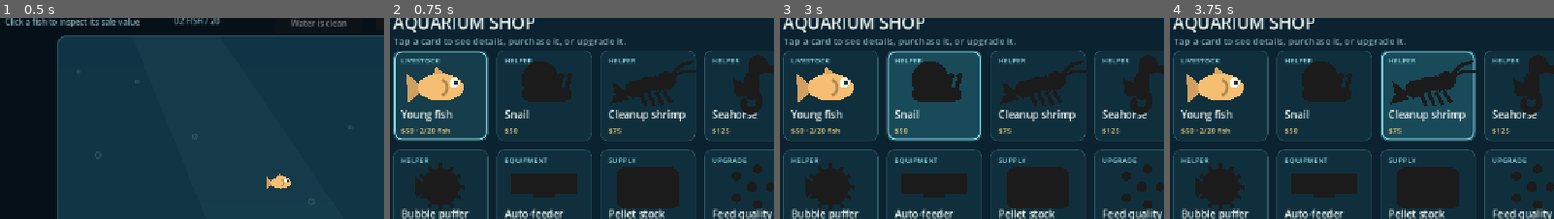
Above: before the commit, frames 1-4 (left to right).
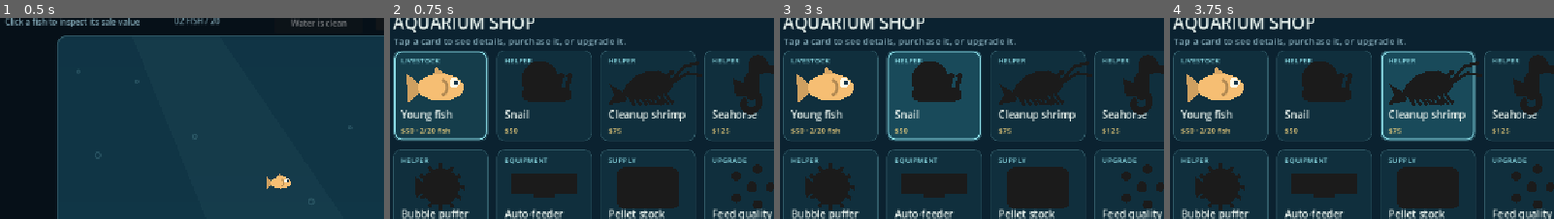
Above: after the commit, the same moments.

Repository: joshuakosasih/insanarium
Game: Godot game, scene res://scenes/aquarium.tscn
Same seed, same stepped clock (60 frames per second), same inputs: the game is played once before the commit and once after it.
Inputs (mouse positions are % of the whole screen's width and height, from its top left):
- Up to frame 1 (0.5 s): no input
- Up to frame 2 (0.75 s): click "SHOP" at 0.5 s
- Up to frame 3 (3 s): click "CONTROLS" at 1.25 s; click (10, 25) at 2.02 s; click (23, 25) at 2.77 s
- Up to frame 4 (3.75 s): click (37, 25) at 3.52 s
The pictures show only the part of the screen within x 3-53%, y 6-56%; the shares and areas given below are measured in that part.

Frame 1 is identical in both runs. In frame 2, 1.0% of the frame differs, in the area x 57-80%, y 21-44%; in frame 3, 1.0%; in frame 4, 1.0%, in the area x 57-80%, y 21-45%.

Commit message:
Pause menus and improve aquarium helpers

Diff:
--- a/scripts/aquarium.gd
+++ b/scripts/aquarium.gd
@@ -97,6 +97,7 @@
 var environment := TankEnvironment.new()
 var last_pointer_position := Vector2(-10000, -10000)
 var last_pointer_msec: int = -1000
+var menu_paused: bool = false
 
 func _ready() -> void:
 	process_mode = Node.PROCESS_MODE_ALWAYS
@@ -151,11 +152,16 @@
 	if idle and away_data.is_empty():
 		away_data = snapshot()
 		LocalSave.write(away_data)
-		get_tree().paused = true
 	elif not idle and not away_data.is_empty():
 		var data: Dictionary = away_data
 		away_data = {}
 		apply_catchup(data)
+	update_pause_state()
+
+func update_pause_state() -> void:
+	menu_paused = (is_instance_valid(shop_panel) and shop_panel.visible) or (is_instance_valid(care_panel) and care_panel.visible)
+	if is_inside_tree():
+		get_tree().paused = menu_paused or not away_data.is_empty() or applying_offline
 
 func update_viewport_layout() -> void:
 	# The starter habitat has one fixed world size on every device. Center it in
@@ -210,11 +216,12 @@
 
 func apply_catchup(data: Dictionary) -> void:
 	applying_offline = true
+	update_pause_state()
 	var result := OfflineProgress.advance(data, Time.get_unix_time_from_system())
 	clear_tank()
 	restore(result.data)
-	get_tree().paused = false
 	applying_offline = false
+	update_pause_state()
 	save_now()
 	show_return(result.report)
 
@@ -560,6 +567,8 @@
 			set_idle(bool(JavaScriptBridge.eval("document.hidden || !document.hasFocus()", true)))
 		if not away_data.is_empty():
 			return
+	if menu_paused:
+		return
 	if ActivityPace.multiplier >= 1.0:
 		bubble_left -= delta
 		if bubble_left <= 0.0:
@@ -700,6 +709,8 @@
 	show_feedback(tank_rect.get_center(), "Fresh test tank")
 
 func _unhandled_input(event: InputEvent) -> void:
+	if menu_paused:
+		return
 	if event is InputEventMouseButton and event.button_index == MOUSE_BUTTON_LEFT and event.pressed:
 		handle_pointer_press(event.position)
 
@@ -861,6 +872,14 @@
 		update_inspection()
 		shop_status.text = "Choose something for your aquarium."
 		select_shop_item(shop_selected_id)
+	update_pause_state()
+
+func toggle_controls() -> void:
+	care_panel.visible = not care_panel.visible
+	if care_panel.visible:
+		shop_panel.hide()
+		refresh_care()
+	update_pause_state()
 
 func select_shop_item(item_id: String) -> void:
 	if not shop_items.has(item_id):
@@ -1211,10 +1230,7 @@
 	shop_button.add_theme_stylebox_override("normal", style)
 	hud.add_child(shop_button)
 	shop_button.pressed.connect(toggle_shop)
-	controls_button = make_button(hud, "CONTROLS", Vector2(600, 7), Vector2(150, 46), func() -> void:
-		care_panel.visible = not care_panel.visible
-		if care_panel.visible:
-			refresh_care())
+	controls_button = make_button(hud, "CONTROLS", Vector2(600, 7), Vector2(150, 46), toggle_controls)
 	care_panel = Panel.new()
 	care_panel.position = Vector2(251, 10)
 	care_panel.size = Vector2(650, 580)
@@ -1233,7 +1249,7 @@
 	care_details = label_at(care_panel, "", Vector2(18, 107), 15, Color("c7dfdb"))
 	care_details.size = Vector2(612, 230)
 	care_details.autowrap_mode = TextServer.AUTOWRAP_WORD_SMART
-	make_button(care_panel, "Close", Vector2(550, 10), Vector2(82, 30), care_panel.hide)
+	make_button(care_panel, "Close", Vector2(550, 10), Vector2(82, 30), toggle_controls)
 	care_panel.hide()
 	count_label = label_at(hud, "", Vector2(300, 31), 12, Color("83a9b7"))
 	cleanliness_label = label_at(hud, "", Vector2(450, 4), 12, Color("8edfe9"))
--- a/scripts/art/aquarium_vector_art.gd
+++ b/scripts/art/aquarium_vector_art.gd
@@ -112,21 +112,38 @@
 	canvas.draw_set_transform(at, 0.0, Vector2.ONE * size)
 	var shell := Color("ef8f72")
 	var shell_dark := Color("a95558")
-	# Fan tail and a curved, segmented body facing right.
-	canvas.draw_colored_polygon(PackedVector2Array([Vector2(-25, 2), Vector2(-43, -12), Vector2(-39, 4), Vector2(-46, 16), Vector2(-24, 11)]), shell_dark)
+	var shell_light := Color("f7b29d")
+	# A tapered tail fan and one arched shell silhouette avoid the bead-like insect shape.
+	canvas.draw_colored_polygon(PackedVector2Array([Vector2(-27, 3), Vector2(-46, -8), Vector2(-40, 5), Vector2(-48, 17), Vector2(-25, 12)]), shell_dark)
+	canvas.draw_colored_polygon(PackedVector2Array([
+		Vector2(-30, 4), Vector2(-25, -5), Vector2(-16, -14), Vector2(-3, -20),
+		Vector2(12, -21), Vector2(25, -15), Vector2(30, -5), Vector2(22, 3),
+		Vector2(9, 6), Vector2(-6, 9), Vector2(-20, 11)
+	]), shell)
+	canvas.draw_polyline(PackedVector2Array([Vector2(-29, 3), Vector2(-24, -6), Vector2(-15, -15), Vector2(-2, -21), Vector2(12, -22), Vector2(25, -16)]), shell_light, 2.0, true)
+	# Curved shell plates read as an abdomen without breaking it into round beads.
 	for i in range(5):
-		var center := Vector2(-18 + i * 8, -2 - sin(i * 0.48) * 7)
-		canvas.draw_circle(center, 9.5 - i * 0.45, shell.lightened(i * 0.025))
-		canvas.draw_arc(center, 9.0 - i * 0.45, -1.2, 1.5, 10, shell_dark, 1.4, true)
-	canvas.draw_circle(Vector2(22, -12), 11, shell)
-	canvas.draw_circle(Vector2(28, -16), 3.2, Color("f7f4e8"))
-	canvas.draw_circle(Vector2(29, -16), 1.7, Color("182934"))
-	for i in range(4):
-		var root := Vector2(-8 + i * 9, 5 - sin(i * 0.5) * 4)
-		var foot := root + Vector2(5 + i, 12 + sin(phase * 7.0 + i) * 2.0)
-		canvas.draw_line(root, foot, shell_dark, 2.0, true)
-	canvas.draw_polyline(PackedVector2Array([Vector2(27, -18), Vector2(39, -30), Vector2(53, -35 + sin(phase * 2.0))]), Color("f4b29a"), 1.5, true)
-	canvas.draw_polyline(PackedVector2Array([Vector2(26, -15), Vector2(41, -23), Vector2(57, -24 + sin(phase * 2.0 + 1.0))]), Color("d6796d"), 1.2, true)
+		var x: float = -21.0 + i * 7.2
+		var top_y: float = -8.0 - sin(float(i) * 0.42) * 7.0
+		canvas.draw_polyline(PackedVector2Array([Vector2(x, top_y), Vector2(x + 2.0, 0), Vector2(x + 1.0, 8)]), shell_dark, 1.25, true)
+	# Pointed rostrum, stalked eye, and long feelers establish the shrimp head.
+	canvas.draw_colored_polygon(PackedVector2Array([Vector2(25, -14), Vector2(43, -18), Vector2(29, -7)]), shell)
+	canvas.draw_line(Vector2(23, -16), Vector2(27, -22), shell_dark, 2.0, true)
+	canvas.draw_circle(Vector2(28, -22), 3.5, Color("f7f4e8"))
+	canvas.draw_circle(Vector2(29, -22), 1.8, Color("182934"))
+	canvas.draw_polyline(PackedVector2Array([Vector2(30, -14), Vector2(43, -29), Vector2(60, -33 + sin(phase * 2.2) * 1.5)]), shell_light, 1.4, true)
+	canvas.draw_polyline(PackedVector2Array([Vector2(30, -11), Vector2(47, -21), Vector2(63, -20 + sin(phase * 2.2 + 1.2) * 1.5)]), Color("d6796d"), 1.2, true)
+	# Tiny swimmerets ripple in sequence below the abdomen while it walks.
+	for i in range(7):
+		var swim_root := Vector2(-21 + i * 6.2, 7 - sin(float(i) * 0.35) * 2.0)
+		var swim_swing: float = sin(phase * 9.0 + float(i) * 0.85)
+		var knee := swim_root + Vector2(1.5 + swim_swing, 5.0)
+		var tip := swim_root + Vector2(4.0 + swim_swing * 2.4, 10.0)
+		canvas.draw_polyline(PackedVector2Array([swim_root, knee, tip]), shell_dark, 1.25, true)
+	for i in range(3):
+		var walk_root := Vector2(8 + i * 6, 3 - i)
+		var walk_swing: float = sin(phase * 7.0 + float(i) * 1.1)
+		canvas.draw_polyline(PackedVector2Array([walk_root, walk_root + Vector2(3, 7), walk_root + Vector2(8 + walk_swing * 2.0, 13)]), shell_dark, 1.5, true)
 	canvas.draw_set_transform(Vector2.ZERO)
 
 static func draw_feeder(canvas: CanvasItem, at: Vector2, size: float = 1.0, label: bool = false) -> void:
--- a/scripts/pets/seahorse.gd
+++ b/scripts/pets/seahorse.gd
@@ -26,12 +26,12 @@
 	delta *= ActivityPace.multiplier
 	phase += delta
 	position = anchor + Vector2(sin(phase * 0.4) * 35, sin(phase * 1.4) * 12)
-	feed_left -= delta
+	feed_left = maxf(0.0, feed_left - delta)
 	if feed_left <= 0.0:
-		feed_left = feed_interval
 		for fish in get_tree().get_nodes_in_group("fish"):
 			if fish.hunger >= fish.profile.hungry_threshold:
 				feed_produced.emit(position + Vector2(34, -22), feed_tier)
+				feed_left = feed_interval
 				break
 	queue_redraw()
 
--- a/scripts/systems/offline_progress.gd
+++ b/scripts/systems/offline_progress.gd
@@ -123,7 +123,7 @@
 			fish.breeding_left = maxf(0.0, float(fish.get("breeding_left", 0)) - dt)
 			hungry = hungry or fish.hunger >= profile.hungry_threshold
 		feeder -= dt
-		seahorse -= dt
+		seahorse = maxf(0.0, seahorse - dt)
 		if feeder <= 0.0:
 			feeder = 2.0
 			if owned.get("feeder", false) and hungry and not reserve.is_empty() and food.size() < 80:
@@ -132,9 +132,9 @@
 				if reserve.is_empty():
 					report.stock_empty_at = elapsed - remaining
 		if seahorse <= 0.0:
-			seahorse = seahorse_interval
 			if owned.get("seahorse", false) and hungry and food.size() < 80:
 				food.append({"tier": seahorse_tier, "life": 14.0, "x": 200, "y": 320})
+				seahorse = seahorse_interval
 		# Abstract availability: hungry fish can reach pellets; prioritize greatest need.
 		fish_list.sort_custom(func(a: Dictionary, b: Dictionary) -> bool: return a.hunger > b.hunger)
 		var survivors: Array = []
--- a/tests/prototype_test.gd
+++ b/tests/prototype_test.gd
@@ -66,11 +66,13 @@
 	check(tank.shop_cards.fish.discovered and not tank.shop_cards.snail.discovered and not tank.shop_cards.shrimp.discover …(203 unchanged characters)…
 	check(tank.shop_cards.snail.icon_preview.icon_kind == "snail" and tank.shop_cards.snail.icon_preview.material != null, "hidden products reuse their exact artwork through a grayscale material")
 	tank.shop_button.pressed.emit()
-	check(tank.shop_panel.visible, "shop button opens its connected panel")
+	check(tank.shop_panel.visible and tank.menu_paused and paused, "shop button opens its panel and pauses the tank")
 	tank.toggle_shop()
+	check(not tank.menu_paused and not paused, "closing the shop resumes the tank")
 	tank.controls_button.pressed.emit()
-	check(tank.care_panel.visible, "controls button opens its connected panel")
-	tank.care_panel.hide()
+	check(tank.care_panel.visible and tank.menu_paused and paused, "controls button opens its panel and pauses the tank")
+	tank.toggle_controls()
+	check(not tank.menu_paused and not paused, "closing controls resumes the tank")
 	check(tank.invasions.running and tank.challenges, "alien encounters are enabled during active play by default")
 	check(Economy.fish_price(2) == 50 and Economy.fish_price(10) == 2745 and Economy.fish_price(19) == 249000, "fish purchase price climbs steeply with population")
 	var fish = get_nodes_in_group("fish")[0]
@@ -155,6 +157,18 @@
 	check(shrimp != null and shrimp.move_speed == 30.0 and shrimp.digestion_duration == 12.0, "new cleanup shrimp begins with modest speed and a long digestion pause")
 	check(puffer != null and puffer.move_speed == 45.0 and puffer.curiosity == 0.30, "new bubble puffer starts slow and selectively curious")
 	check(seahorse != null and seahorse.feed_interval == 18.0 and seahorse.feed_tier == 0, "new seahorse starts with deliberate Basic-feed production")
+	for specimen in get_nodes_in_group("fish"):
+		specimen.hunger = 0.0
+	seahorse.feed_left = 0.0
+	var food_before_ready: int = get_nodes_in_group("food").size()
+	seahorse._process(0.1)
+	check(seahorse.feed_left == 0.0 and get_nodes_in_group("food").size() == food_before_ready, "ready seahorse holds its pellet while no fish needs food")
+	var hungry_specimen = get_nodes_in_group("fish")[0]
+	hungry_specimen.hunger = hungry_specimen.profile.hungry_threshold
+	seahorse._process(0.1)
+	check(seahorse.feed_left == seahorse.feed_interval and get_nodes_in_group("food").size() == food_before_ready + 1, "ready seahorse feeds immediately when hunger appears")
+	get_nodes_in_group("food")[-1].free()
+	hungry_specimen.hunger = 0.0
 	tank.select_shop_item("seahorse")
 	check(tank.shop_secondary_button.visible and tank.shop_sell_button.visible, "owned seahorse exposes rate, pellet quality, and sale controls")
 	balance = tank.economy.money
Not shown, added: tests/balance_monte_carlo.gd.uid
Not shown, changed: README.md
Not shown, changed: build/web/index.html
Not shown, changed: build/web/index.pck
Not shown, changed: build/web/index.service.worker.js
Not shown, changed: docs/BALANCE_SIMULATION.md
